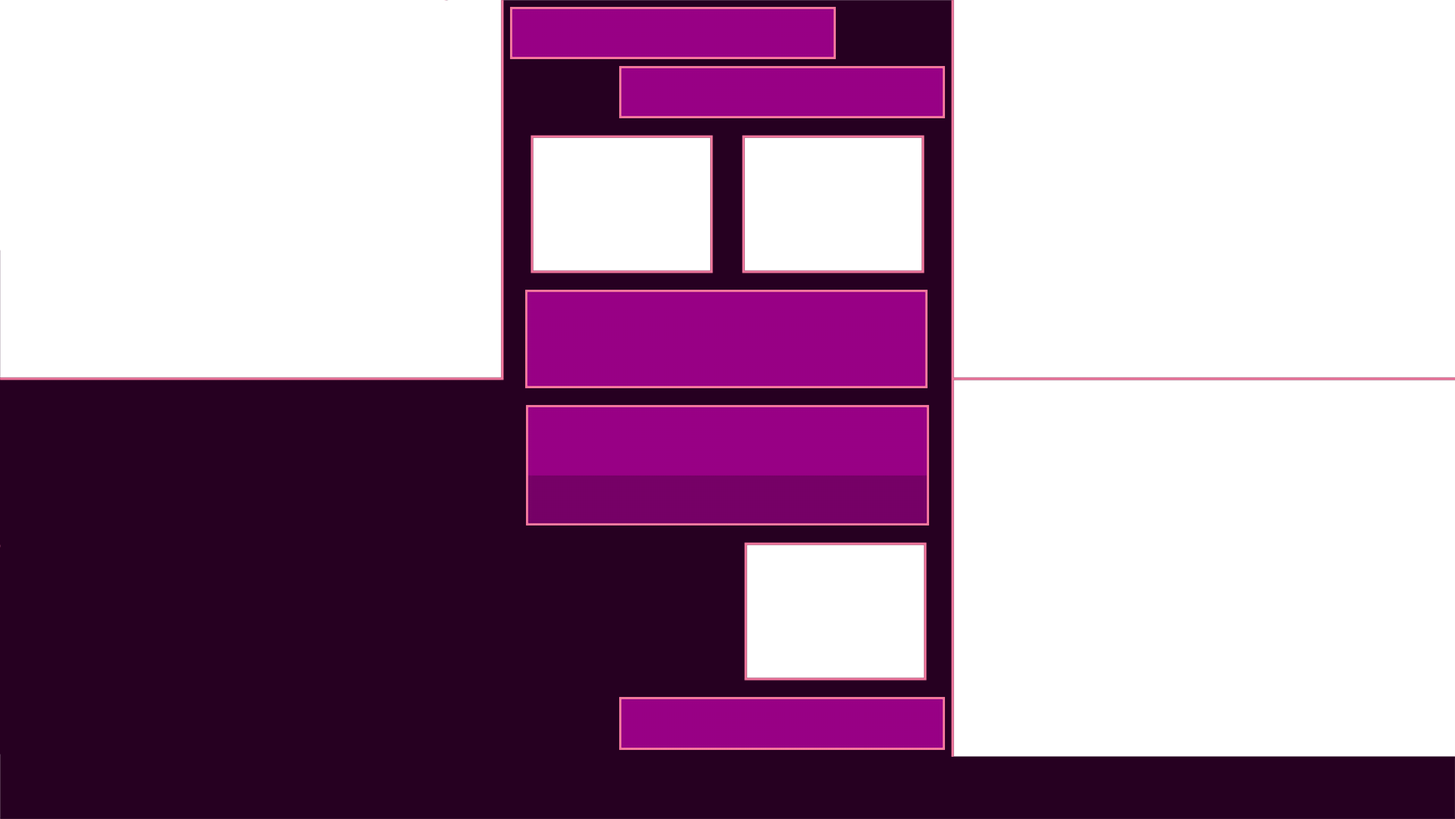
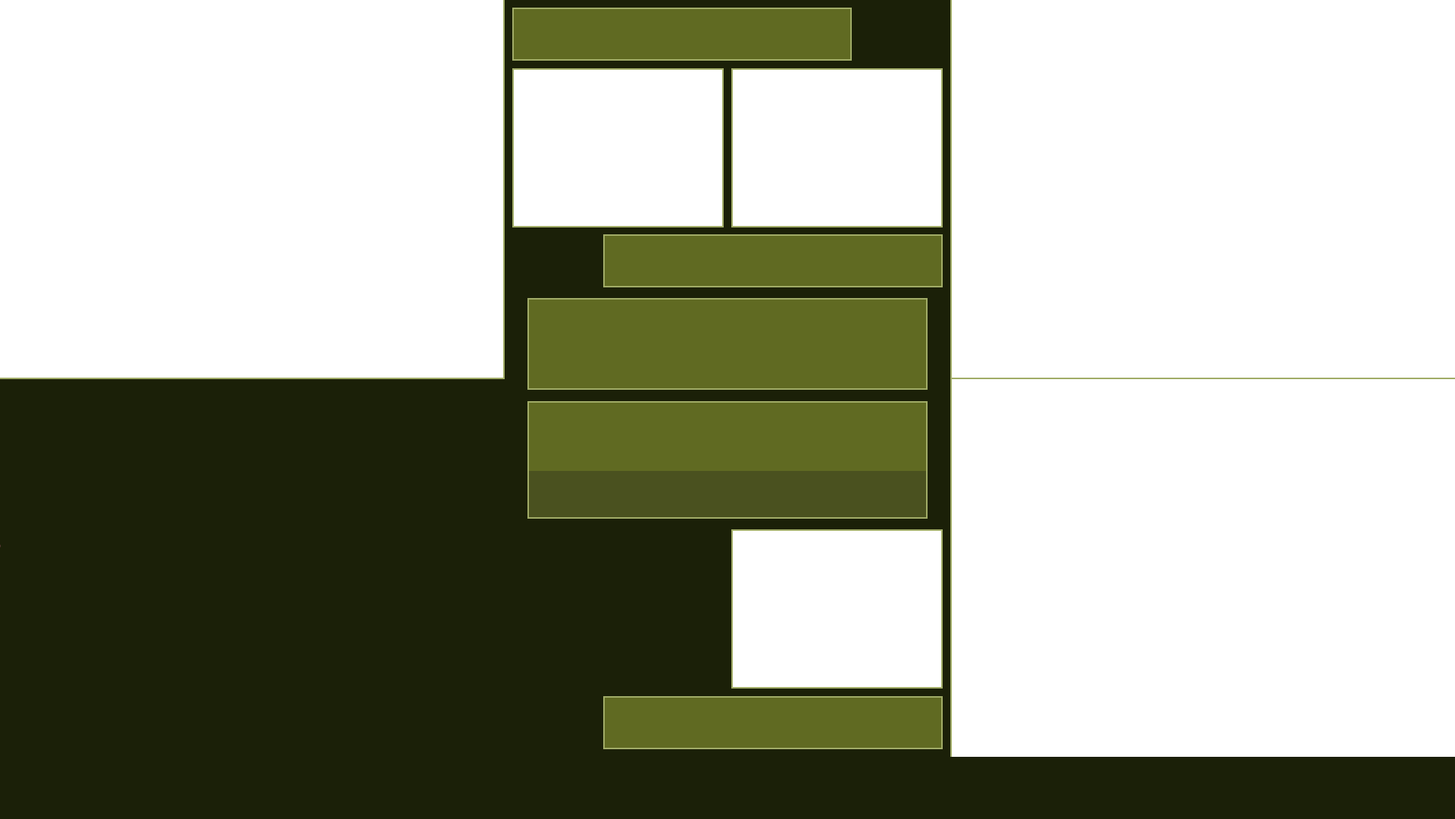
Revision of a layered 1455 x 819 image; what changed, layer by layer:
renamed "Player 1 Name" to "Player 1", painted on it over [510, 6, 852, 61]
added layer "Player 2" above "Player 3" over [603, 234, 943, 288]
renamed "Player 3 Name" to "Player 3", painted on it over [603, 695, 946, 750]
painted on "Category" over [526, 400, 930, 526]
painted on "Timer" over [525, 289, 928, 390]
painted on "Panel Borders" over [0, 0, 1455, 757]
renamed "Player 2 Name" to "Cam Cover", hid it, moved it above "Background", painted on it over [513, 65, 946, 687]
painted on "Background" over [0, 0, 1455, 819]
